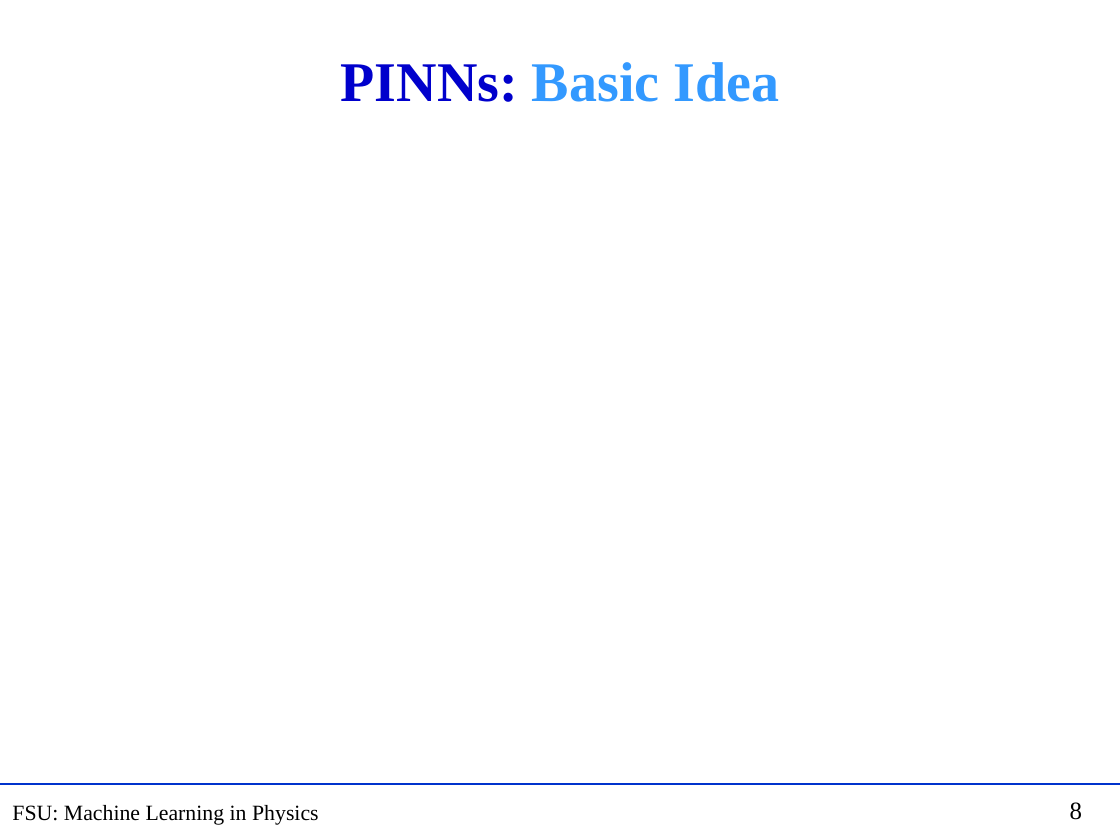
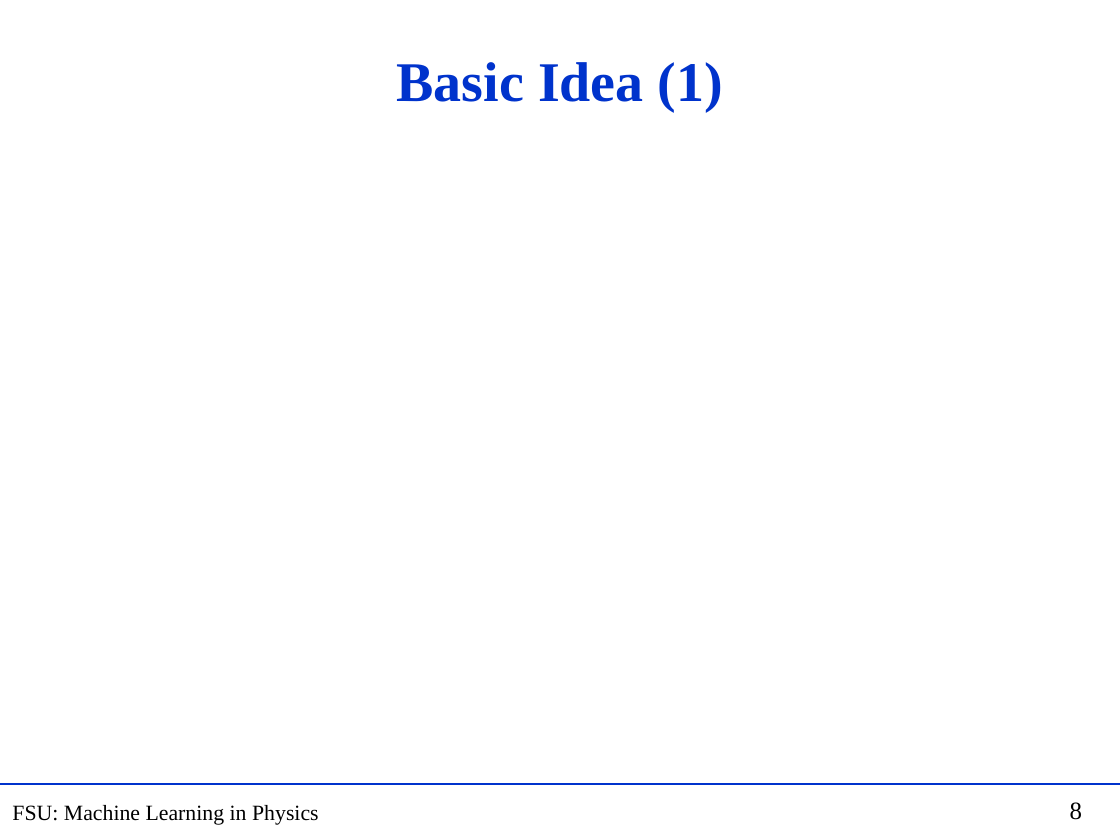
Before and after one commit to hbprosper/mlinphysics, a slide deck: slide 8 of Lectures/03.PINN/Lecture_PINN.pptx. Drawn at 1120x840 pixels with LibreOffice and Linux fonts; fonts in the diff are those of the drawing; grey boxes stand for pictures. Boxes give left, top, right and bottom in pixels: in the first picture for what was removed or moved away, otherwise in the second. Text is boxed around its words. In the diff, an @@ line names an element or a change of style, - is before the commit and + after.

```diff
--- a/Lectures/03.PINN/Lecture_PINN.pptx
+++ b/Lectures/03.PINN/Lecture_PINN.pptx
@@ title at (397, 62, 723, 112): text changed; text colour #3399FF to #0033CC @@
-PINNs: Basic Idea
+Basic Idea (1)
```
Also in this commit, not shown: 6 other slides changed, 1 slide added, 4 slides removed, 14 other files.
